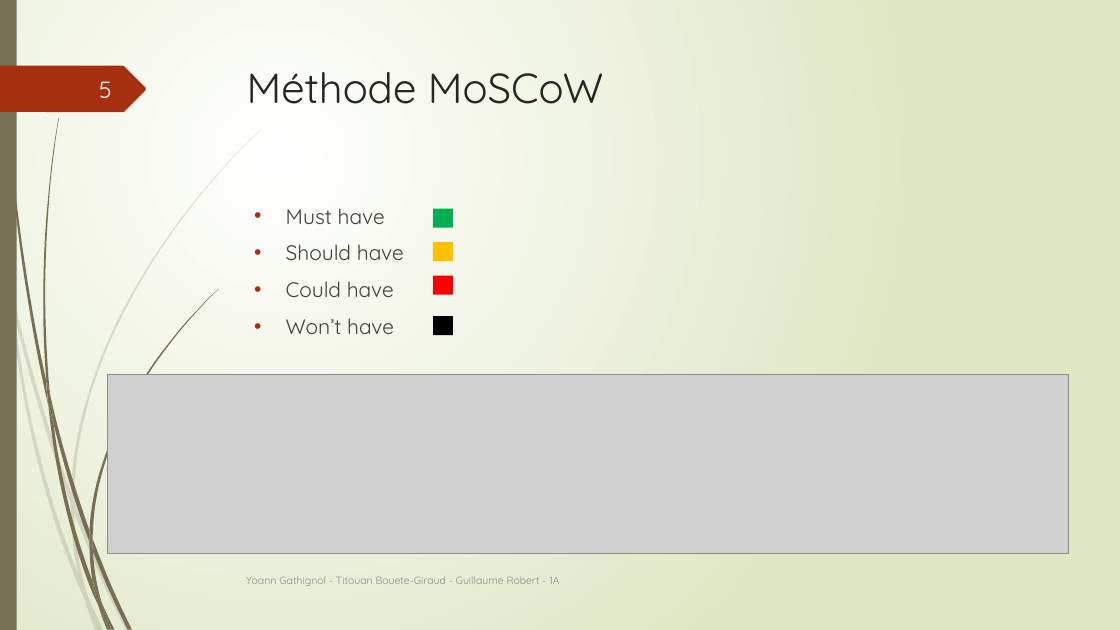
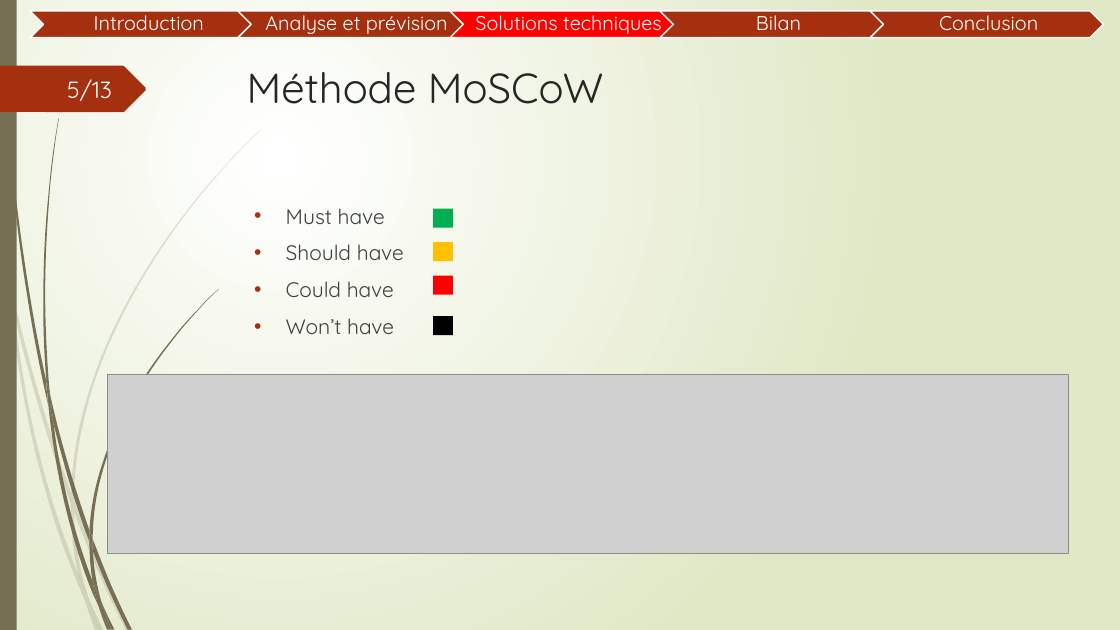
Before and after one commit to Guyoms/PTUT2016, a slide deck: slide 5 of IHearISay/I_HEAR_I_SAY_Points_Techniques.pptx. Drawn at 1120x630 pixels with LibreOffice and Linux fonts; fonts in the diff are those of the drawing; grey boxes stand for pictures. Boxes give left, top, right and bottom in pixels: in the first picture for what was removed or moved away, otherwise in the second. Text is boxed around its words. In the diff, an @@ line names an element or a change of style, - is before the commit and + after.

Commit message:
Dépôt pptx intro + pts techniques à améliorier

```diff
--- a/IHearISay/I_HEAR_I_SAY_Points_Techniques.pptx
+++ b/IHearISay/I_HEAR_I_SAY_Points_Techniques.pptx
@@ group added at (30,9,1104,38): 5 chevrons, 5 texts @@
+Introduction
+Analyse et prévision
+Solutions techniques
+Bilan
+Conclusion
@@ page number at (67,79,112,101): text changed @@
-5
+5/13
@@ text removed at (246,576,559,586) @@
-Yoann Gathignol - Titouan Bouete-Giraud - Guillaume Robert - 1A
```
Also in this commit, not shown: 9 other slides changed, 3 slides added, 3 slides removed, 1 other file.
